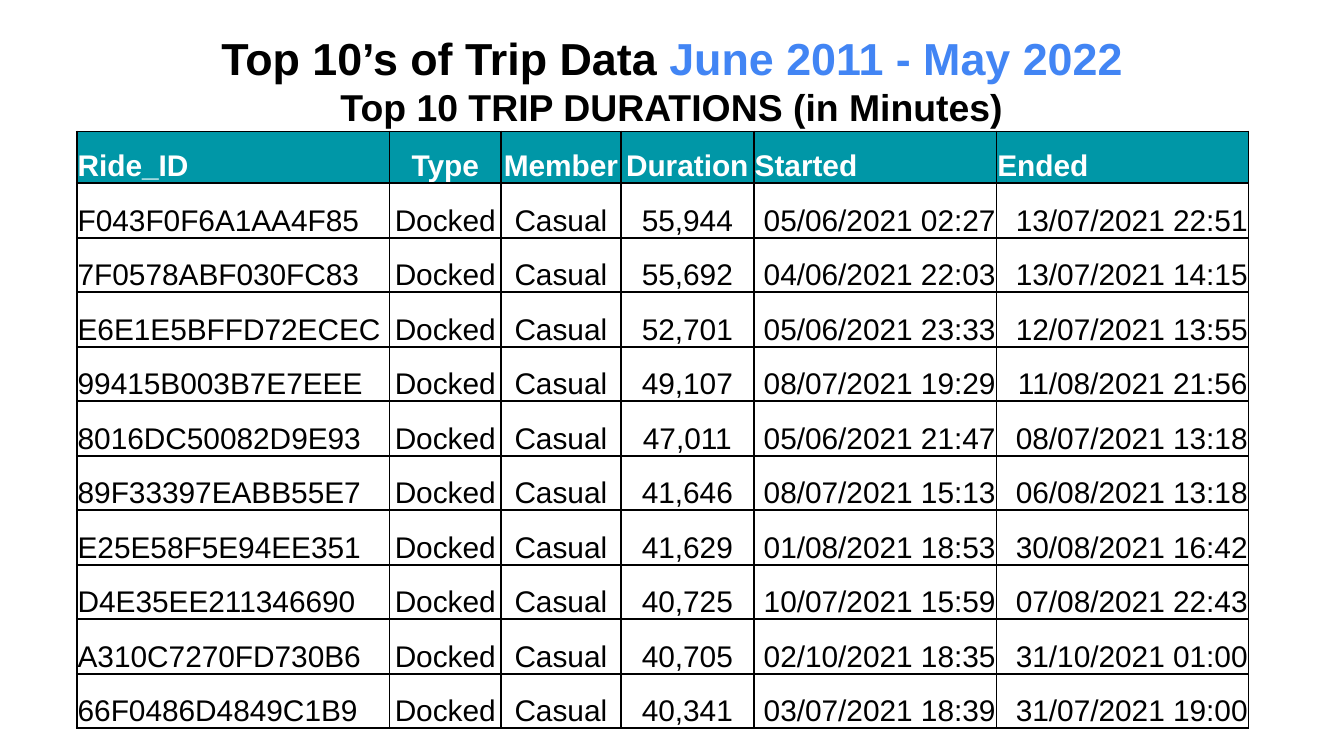
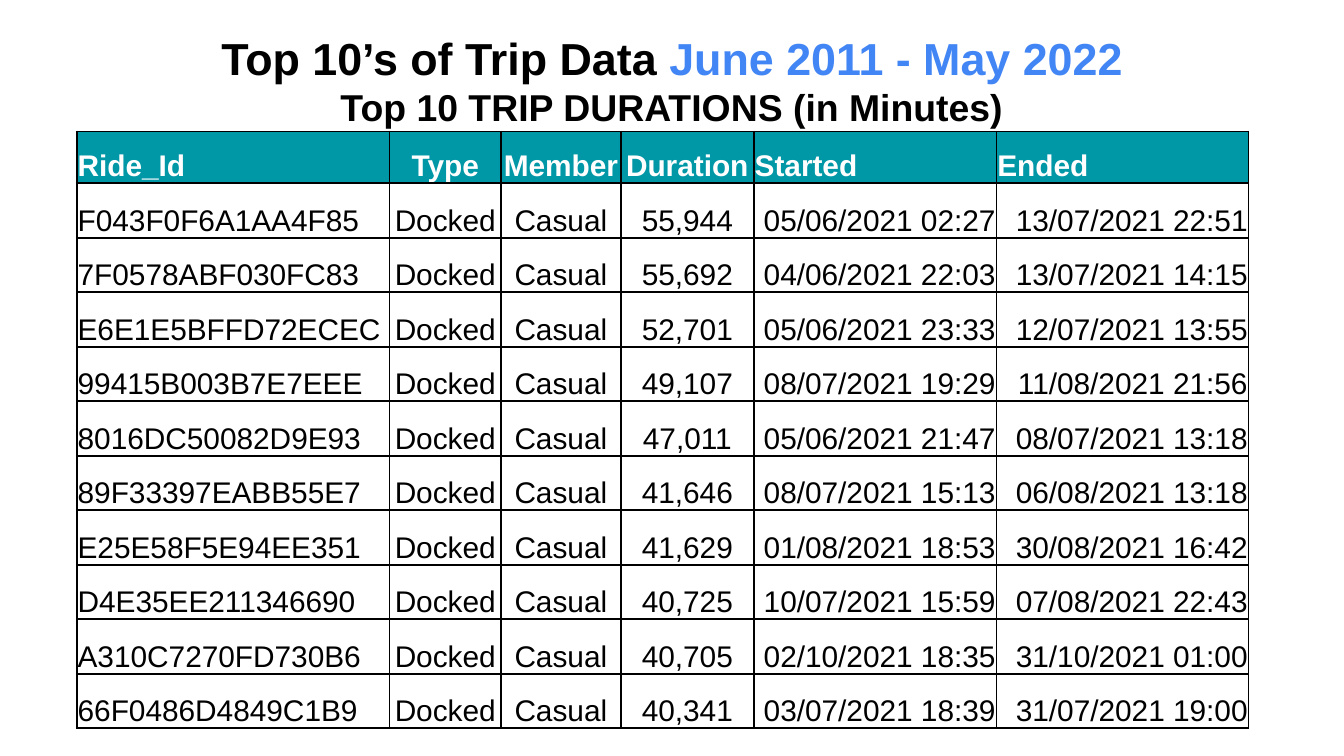
Before and after one commit to GitH2018/CC_DataAnalysis_Cyclistic.github.io, a slide deck: slide 28 of Data Analysis - Bike Trips_Readonly.ppsx. Drawn at 1344x756 pixels with LibreOffice and Linux fonts; fonts in the diff are those of the drawing. Boxes give left, top, right and bottom in pixels: in the first picture for what was removed or moved away, otherwise in the second. Text is boxed around its words. In the diff, an @@ line names an element or a change of style, - is before the commit and + after.

```diff
--- a/Data Analysis - Bike Trips_Readonly.ppsx
+++ b/Data Analysis - Bike Trips_Readonly.ppsx
@@ table at (77,132,1250,729) @@
-row 1, column 1: Ride_ID
+row 1, column 1: Ride_Id
```
Also in this commit, not shown: 11 other slides changed.
